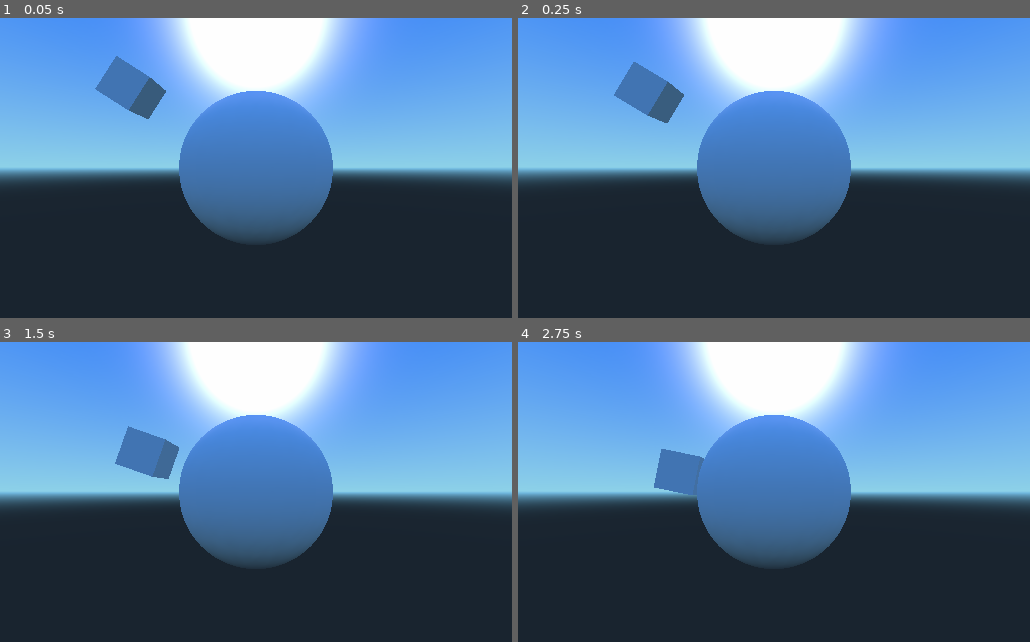
Above: before the commit, frames 1-4 (two rows, left to right).
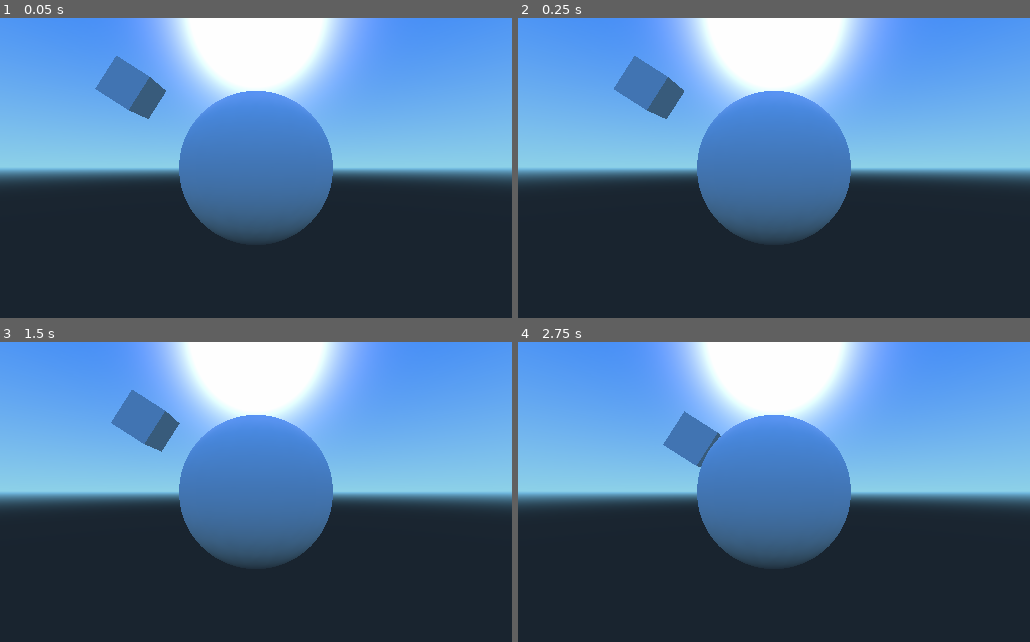
Above: after the commit, the same moments.

Repository: ComancheAk/RigidBody-Planetary-Physics-Correct-Stand-Up
Game: Godot game, scene res://demo.tscn
Same seed, same stepped clock (60 frames per second), same inputs: the game is played once before the commit and once after it.
Inputs:
- Up to frame 1 (0.05 s): no input
- Up to frame 2 (0.25 s): no input
- Up to frame 3 (1.5 s): no input
- Up to frame 4 (2.75 s): no input

The runs differ from the first frame. In frame 1, less than 0.1% of the frame differs, in the area x 18-33%, y 13-34%; in frame 2, 0.5%; in frame 3, 2.5%, in the area x 21-36%, y 16-46%; in frame 4, 2.0%.

Commit message:
global gravity test

Diff:
--- a/project.godot
+++ b/project.godot
@@ -19,6 +19,10 @@
 window/size/width=512
 window/size/height=300
 
+[physics]
+
+3d/default_gravity=0.0
+
 [rendering]
 
 environment/default_environment="res://default_env.tres"
